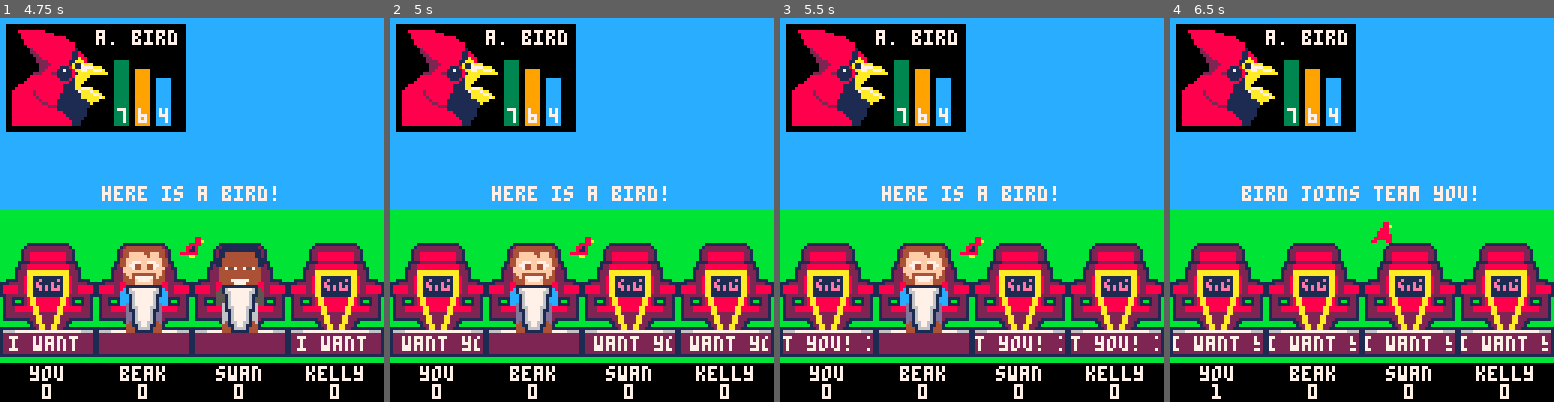
Above: before the commit, frames 1-4 (left to right).
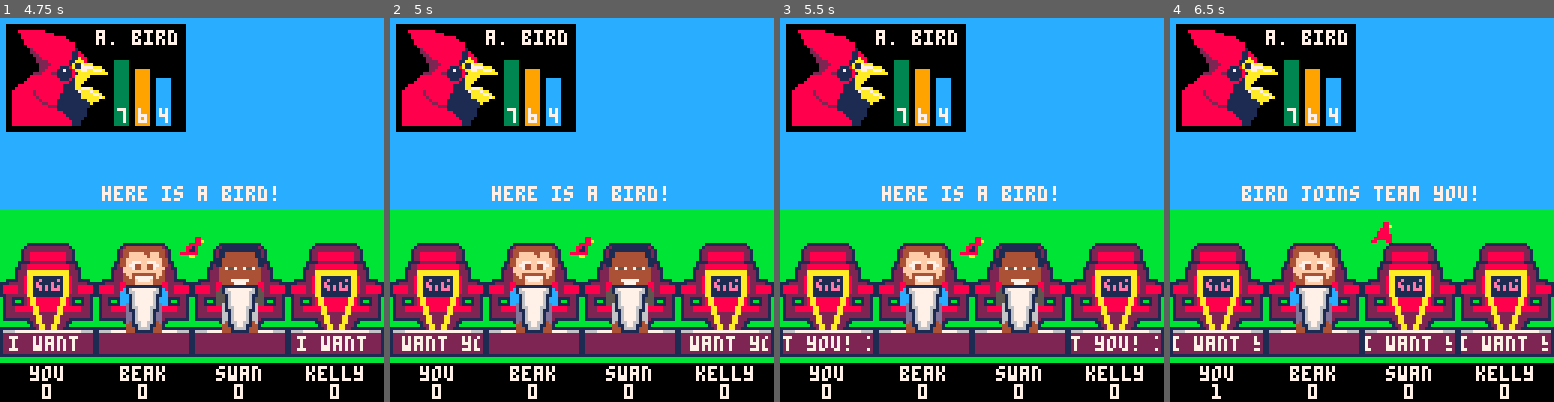
Above: after the commit, the same moments.

Repository: DeCarabas/pico_carts
Game: PICO-8 cartridge calls.p8
The game is run twice, just before and just after one commit, with the same random seed, the same clock (stepped at 60 frames per second) and the same inputs.
Inputs:
- Up to frame 1 (4.75 s): tap O (Z key) at 0.7, 1.7, 2.1, 2.5, 2.9, 3.3, 3.7, 4.1, 4.5 s
- Up to frame 2 (5 s): tap O (Z key) at 4.9 s
- Up to frame 3 (5.5 s): tap O (Z key) at 5.3 s
- Up to frame 4 (6.5 s): tap O (Z key) at 5.7, 6.1 s

Frame 1 is identical in both runs. In frame 2, 2.8% of the frame differs, in the area x 53-74%, y 59-87%; in frame 3, 2.7%; in frame 4, 2.8%.

Commit message:
[calls] FUDGE

Diff:
--- a/calls.p8
+++ b/calls.p8
@@ -533,7 +533,7 @@
  -- score=0.1 range=100 10%
  -- ...etc...
  local s=b:score()[self.fav]
- local r=rnd()*5/s
+ local r=rnd()*6/s -- fudge!!!
  self.range=r
  self.like_time=time()+r
 end
